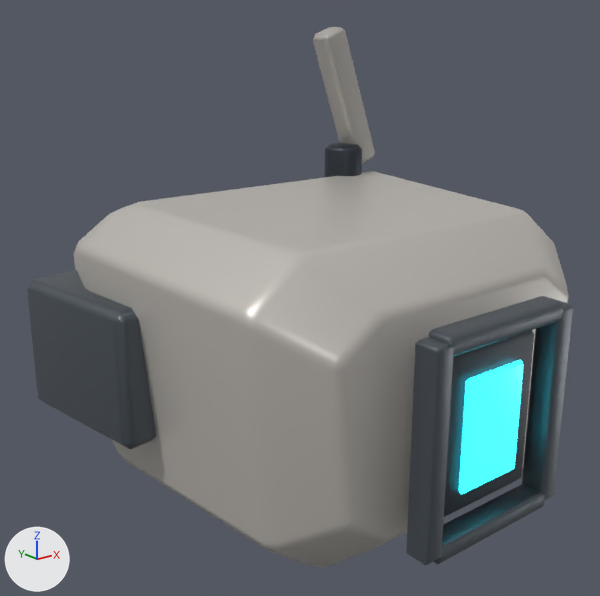
An edit to the Blender file Docs/Design/WISP_Base_v1/HD01/HD01.blend, drawn before and after from the same camera.
Rendered twice from a camera (50 mm lens) standing at (-0.1444, -0.1674, 0.0831) and looking at (-0.0089, 0.0019, 0.0154). Every picture has the same lights, and +X, +Y and +Z are marked at lower left. The first picture is the older version.

Objects in the first picture: 'HD01_Antenna_Rod', 'HD01_Continuous_Visor_Glass', 'HD01_L_Side_Sensor_Pod', 'HD01_Main_Faceted_Helmet_Shell', 'HD01_Short_Antenna_Base', 'HD01_Single_Cyan_Optical_Slit', 'Sensor_Bezel_End', 'Sensor_Bezel_End.001', 'Sensor_Bezel_Side', 'Sensor_Bezel_Side.001'.
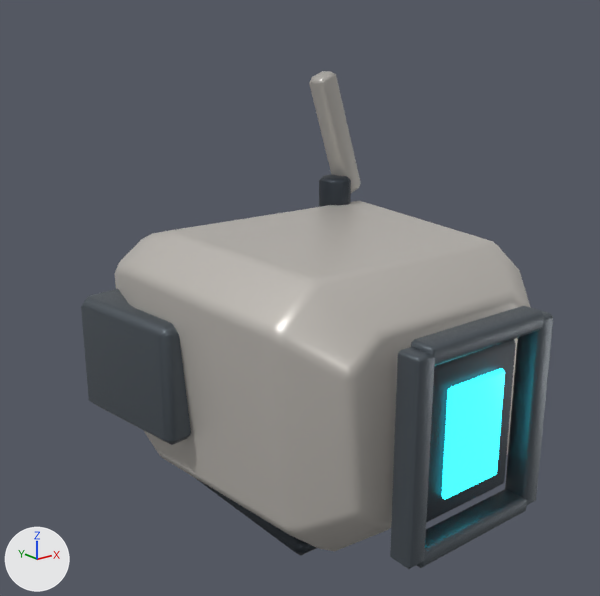
Patch to the scene script:
```diff
--- a/Docs/Design/WISP_Base_v1/HD01/HD01.blend.py
+++ b/Docs/Design/WISP_Base_v1/HD01/HD01.blend.py
@@ me_hd01_main_faceted_helmet_shell_formed_shell @@
 # used by ob_hd01_main_faceted_helmet_shell; parent = ob_hd01_root; location = (0.0, 0.0, 0.0)
-me_hd01_main_faceted_helmet_shell_formed_shell.from_pydata(...)  # 32 vertices, 26 faces; spans x -0.059..0.059, y -0.05..0.055, z -0.04..0.042
+me_hd01_main_faceted_helmet_shell_formed_shell.from_pydata(...)  # 32 vertices, 26 faces; spans x -0.0478..0.0478, y -0.045..0.0495, z -0.04..0.0338
+# me_hd01_main_faceted_helmet_shell_formed_shell part 1: the whole mesh is scaled about its middle by (0.81, 0.9, 0.9), then moved by (0.0, -0.0002, -0.0041)
 me_hd01_main_faceted_helmet_shell_formed_shell.materials.append(mat_hd01___warm_pale_armor)
@@ me_cube_007 @@
 # used by ob_hd01_l_side_sensor_pod; parent = ob_hd01_root; location = (-0.053, 0.029, 0.002); rotation_euler = (0.0, 0.0, 0.14), in degrees (0, 0, 8)
-me_cube_007.from_pydata(...)  # 8 vertices, 6 faces; spans x -0.0115..0.0115, y -0.0225..0.0225, z -0.0185..0.0185
-me_cube_007.vertices[0].co = (-0.0115, -0.0225, -0.0185)
-me_cube_007.vertices[1].co = (-0.0115, -0.0225, 0.0185)
-me_cube_007.vertices[2].co = (-0.0115, 0.0225, -0.0185)
-me_cube_007.vertices[3].co = (-0.0115, 0.0225, 0.0185)
-me_cube_007.vertices[4].co = (0.0115, -0.0225, -0.0185)
-me_cube_007.vertices[5].co = (0.0115, -0.0225, 0.0185)
-me_cube_007.vertices[6].co = (0.0115, 0.0225, -0.0185)
-me_cube_007.vertices[7].co = (0.0115, 0.0225, 0.0185)
+me_cube_007.from_pydata(...)  # 8 vertices, 6 faces; spans x 0.0..0.0192, y -0.0246..0.0161, z -0.0209..0.0125
+# me_cube_007 part 2
+me_cube_007.vertices[0].co = (0.0, -0.0246, -0.0209)
+me_cube_007.vertices[1].co = (0.0, -0.0246, 0.0125)
+me_cube_007.vertices[2].co = (0.0005, 0.0158, -0.0209)
+me_cube_007.vertices[3].co = (0.0005, 0.0158, 0.0125)
+me_cube_007.vertices[4].co = (0.0186, -0.0243, -0.0209)
+me_cube_007.vertices[5].co = (0.0186, -0.0243, 0.0125)
+me_cube_007.vertices[6].co = (0.0192, 0.0161, -0.0209)
+me_cube_007.vertices[7].co = (0.0192, 0.0161, 0.0125)
 me_cube_007.materials.append(mat_hd01___side_sensor_housings)
@@ me_cylinder @@
 # used by ob_hd01_short_antenna_base; parent = ob_hd01_root; location = (0.032, 0.031, 0.045)
-me_cylinder.from_pydata(...)  # 24 vertices, 14 faces; spans x -0.006..0.006, y -0.006..0.006, z -0.006..0.006
+me_cylinder.from_pydata(...)  # 24 vertices, 14 faces; spans x -0.01094..-0.00122, y -0.0085..0.0023, z -0.0139..-0.0031
+# me_cylinder part 3: the whole mesh is scaled about its middle by (0.81, 0.9, 0.9), then moved by (-0.00608, -0.0031, -0.0085)
 me_cylinder.materials.append(mat_hd01___graphite_under_shell)
@@ me_cube_009 @@
 # used by ob_hd01_antenna_rod; parent = ob_hd01_root; location = (0.034, 0.033, 0.065); rotation_euler = (0.0, -0.349, 0.0), in degrees (0, -20, 0)
-me_cube_009.from_pydata(...)  # 8 vertices, 6 faces; spans x -0.0045..0.0045, y -0.004..0.004, z -0.0215..0.0215
-me_cube_009.vertices[0].co = (-0.0045, -0.004, -0.0215)
-me_cube_009.vertices[1].co = (-0.0045, -0.004, 0.0215)
-me_cube_009.vertices[2].co = (-0.0045, 0.004, -0.0215)
-me_cube_009.vertices[3].co = (-0.0045, 0.004, 0.0215)
-me_cube_009.vertices[4].co = (0.0045, -0.004, -0.0215)
-me_cube_009.vertices[5].co = (0.0045, -0.004, 0.0215)
-me_cube_009.vertices[6].co = (0.0045, 0.004, -0.0215)
-me_cube_009.vertices[7].co = (0.0045, 0.004, 0.0215)
+me_cube_009.from_pydata(...)  # 8 vertices, 6 faces; spans x -0.014..-0.0053, y -0.0069..0.0003, z -0.0269..0.0116
+# me_cube_009 part 4
+me_cube_009.vertices[0].co = (-0.014, -0.0069, -0.0269)
+me_cube_009.vertices[1].co = (-0.0127, -0.0069, 0.0113)
+me_cube_009.vertices[2].co = (-0.014, 0.0003, -0.0269)
+me_cube_009.vertices[3].co = (-0.0127, 0.0003, 0.0113)
+me_cube_009.vertices[4].co = (-0.0066, -0.0069, -0.0267)
+me_cube_009.vertices[5].co = (-0.0053, -0.0069, 0.0116)
+me_cube_009.vertices[6].co = (-0.0066, 0.0003, -0.0267)
+me_cube_009.vertices[7].co = (-0.0053, 0.0003, 0.0116)
 me_cube_009.materials.append(mat_hd01___antenna_ceramic)
@@ ob_hd01_continuous_visor_glass @@
 ob_hd01_continuous_visor_glass.parent = ob_hd01_root
-ob_hd01_continuous_visor_glass.location = (0.0, -0.054, -0.003)
+ob_hd01_continuous_visor_glass.location = (0.0, -0.049, -0.0067)
 _m = ob_hd01_continuous_visor_glass.modifiers.new('crisp but softened armor edges', 'BEVEL')
@@ ob_hd01_single_cyan_optical_slit @@
 ob_hd01_single_cyan_optical_slit.parent = ob_hd01_root
-ob_hd01_single_cyan_optical_slit.location = (0.0, -0.058, -0.003)
+ob_hd01_single_cyan_optical_slit.location = (0.0, -0.053, -0.0067)
 _m = ob_hd01_single_cyan_optical_slit.modifiers.new('crisp but softened armor edges', 'BEVEL')
@@ ob_sensor_bezel_side @@
 ob_sensor_bezel_side.parent = ob_hd01_root
-ob_sensor_bezel_side.location = (-0.021, -0.058, -0.003)
+ob_sensor_bezel_side.location = (-0.021, -0.053, -0.0067)
 _m = ob_sensor_bezel_side.modifiers.new('crisp but softened armor edges', 'BEVEL')
@@ ob_sensor_bezel_side_001 @@
 ob_sensor_bezel_side_001.parent = ob_hd01_root
-ob_sensor_bezel_side_001.location = (0.021, -0.058, -0.003)
+ob_sensor_bezel_side_001.location = (0.021, -0.053, -0.0067)
 _m = ob_sensor_bezel_side_001.modifiers.new('crisp but softened armor edges', 'BEVEL')
@@ ob_sensor_bezel_end @@
 ob_sensor_bezel_end.parent = ob_hd01_root
-ob_sensor_bezel_end.location = (0.0, -0.058, -0.028)
+ob_sensor_bezel_end.location = (0.0, -0.053, -0.0317)
 _m = ob_sensor_bezel_end.modifiers.new('crisp but softened armor edges', 'BEVEL')
@@ ob_sensor_bezel_end_001 @@
 ob_sensor_bezel_end_001.parent = ob_hd01_root
-ob_sensor_bezel_end_001.location = (0.0, -0.058, 0.022)
+ob_sensor_bezel_end_001.location = (0.0, -0.053, 0.0183)
 _m = ob_sensor_bezel_end_001.modifiers.new('crisp but softened armor edges', 'BEVEL')
```

Pixel boxes [x1, y1, x2, y2] of what changed, in the pictures (600 x 596 px):
'HD01_Main_Faceted_Helmet_Shell', moved, rescaled (16% narrower, 12% shorter): before [74, 171, 569, 567]; after [115, 201, 531, 551]
'HD01_L_Side_Sensor_Pod', reshaped (15% narrower, 13% shorter): before [27, 270, 156, 449]; after [81, 289, 191, 445]
'Sensor_Bezel_Side', moved: before [406, 337, 454, 565]; after [390, 347, 435, 569]
'HD01_Continuous_Visor_Glass', moved: before [444, 330, 534, 517]; after [426, 339, 516, 522]
'Sensor_Bezel_Side.001', moved: before [522, 301, 573, 501]; after [505, 310, 553, 505]
'HD01_Single_Cyan_Optical_Slit', moved: before [459, 360, 523, 494]; after [442, 368, 505, 500]
'HD01_Antenna_Rod', reshaped (16% narrower, 11% shorter): before [313, 27, 375, 164]; after [309, 71, 361, 193]
'Sensor_Bezel_End.001', moved: before [429, 296, 563, 357]; after [411, 306, 544, 366]
'Sensor_Bezel_End', moved: before [433, 484, 545, 564]; after [417, 489, 527, 568]
'HD01_Short_Antenna_Base', mesh rescaled (13% narrower): before [325, 143, 362, 177]; after [319, 175, 351, 207]
